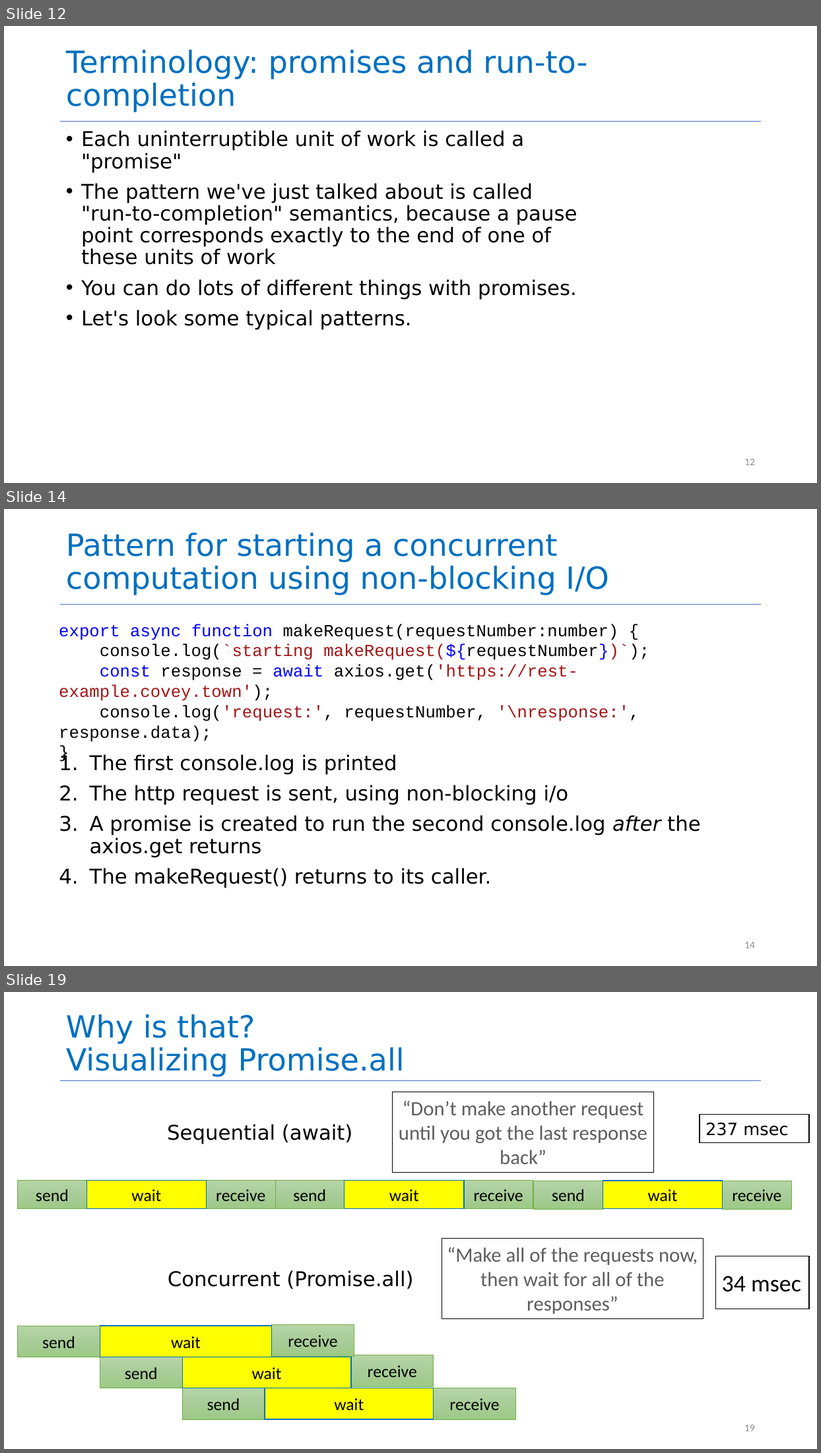
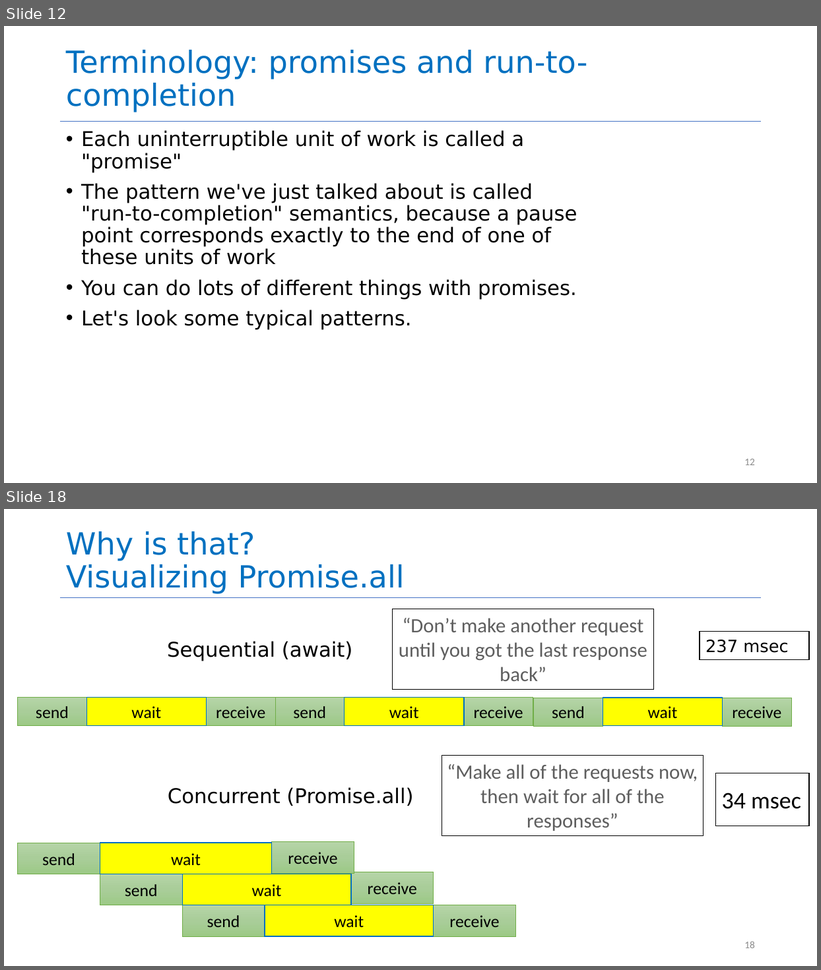
Before and after one commit to yashburshe/CS4530-Fall-2025, a slide deck: Slides/Module 06 Concurrency Patterns in Typescript.pptx. Shown one above the other, each under a label of ours: slides 12, 14 and 19 before the commit, slides 12 and 18 after it; the slides between them are not shown. The pictures are 821x1453 and 821x970 pixels, drawn with LibreOffice and Linux fonts; fonts in the diff are those of the drawing. Boxes give left, top, right and bottom in pixels: in the first picture for what was removed or moved away, otherwise in the second. Text is boxed around its words. In the diff, an @@ line names an element or a change of style, - is before the commit and + after.

```diff
--- a/Slides/Module 06 Concurrency Patterns in Typescript.pptx
+++ b/Slides/Module 06 Concurrency Patterns in Typescript.pptx
@@ slide 14 removed at [4, 509, 817, 966], background #FFFFFF; not listed: 1 template element that a slide beside it also shows @@
@@ title removed at [66, 533, 609, 595] @@
-Pattern for starting a concurrent computation using non-blocking I/O
@@ text removed at [59, 624, 649, 722] @@
-export async function makeRequest(requestNumber:number) {
-console.log(`starting makeRequest(${requestNumber})`);
-const response = await axios.get('https://rest-example.covey.town');
-console.log('request:', requestNumber, '\nresponse:', response.data);
-}
@@ text removed at [90, 755, 701, 889] @@
-1. The first console.log is printed
-2. The http request is sent, using non-blocking i/o
-3. A promise is created to run the second console.log after the axios.get returns
-4. The makeRequest() returns to its caller.
@@ page number removed at [745, 942, 755, 949] @@
-14
@@ what was slide 19 is now slide 18 @@
@@ page number at [745, 941, 755, 949]: text changed @@
-19
+18
```
Also in this commit, not shown: 12 slides changed, 6 other files.
